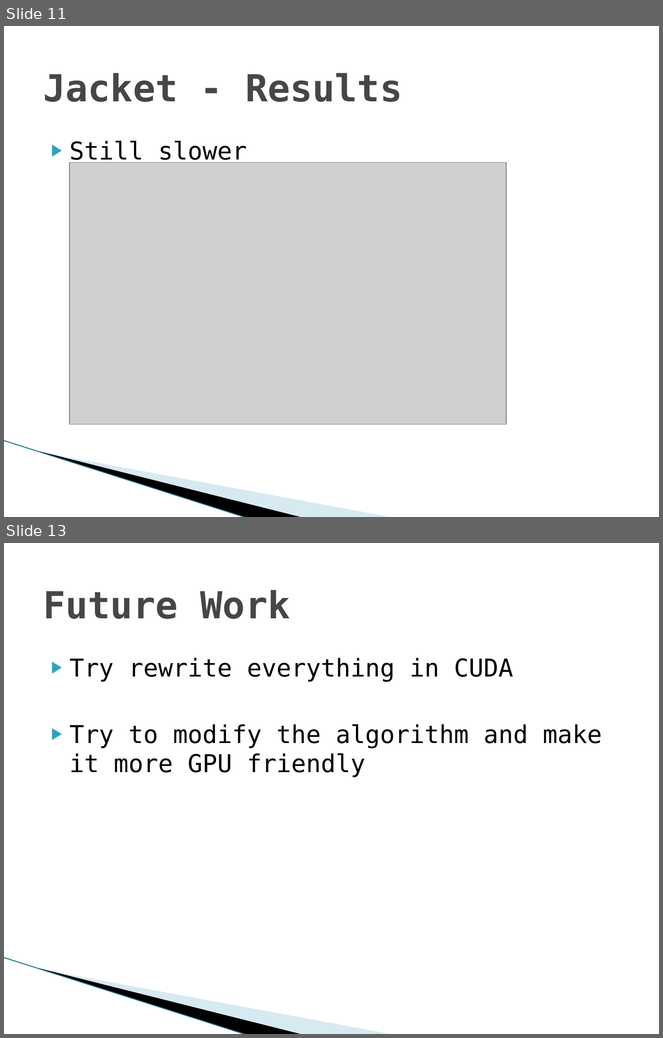
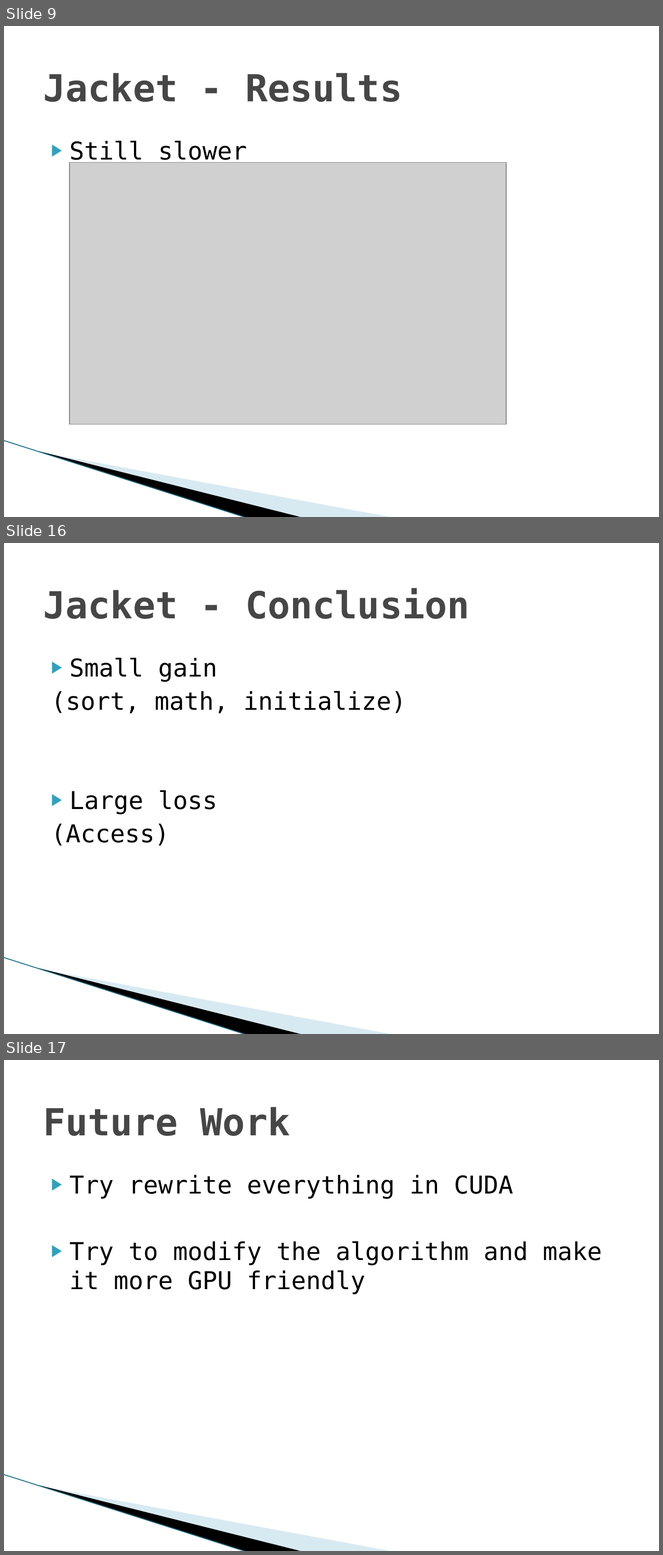
Before and after one commit to Keripo/DancingMonkeysAccelerated, a slide deck: final/presentation.pptx. Shown one above the other, each under a label of ours: slides 11 and 13 before the commit, slides 9, 16 and 17 after it; the slides between them are not shown. The pictures are 663x1038 and 663x1555 pixels, drawn with LibreOffice and Linux fonts; fonts in the diff are those of the drawing; grey boxes stand for pictures; background and template pictures are left out. Boxes give left, top, right and bottom in pixels: in the first picture for what was removed or moved away, otherwise in the second. Text is boxed around its words. In the diff, an @@ line names an element or a change of style, - is before the commit and + after.

```diff
--- a/final/presentation.pptx
+++ b/final/presentation.pptx
@@ slide 16 added at [4, 543, 659, 1034], background #FFFFFF; not listed: 3 template elements that a slide beside it also shows @@
@@ title added at [43, 588, 470, 619], 41 pt, text #464646, bold @@
+Jacket - Conclusion
@@ text added at [51, 657, 406, 846], 27 pt, text #000000 @@
+▶ Small gain
+(sort, math, initialize)
+▶ Large loss
+(Access)
@@ what was slide 11 is now slide 9 @@
@@ what was slide 13 is now slide 17 @@
```
Also in this commit, not shown: 1 slide changed, 6 other slides added, 3 slides removed.
